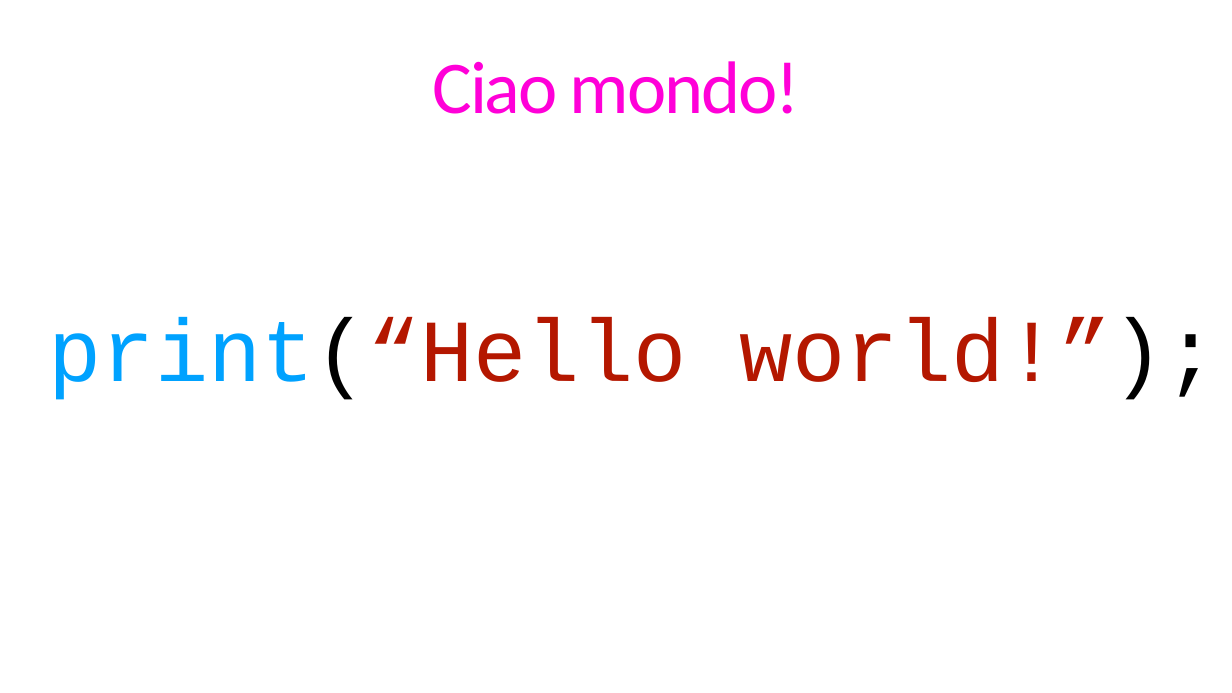
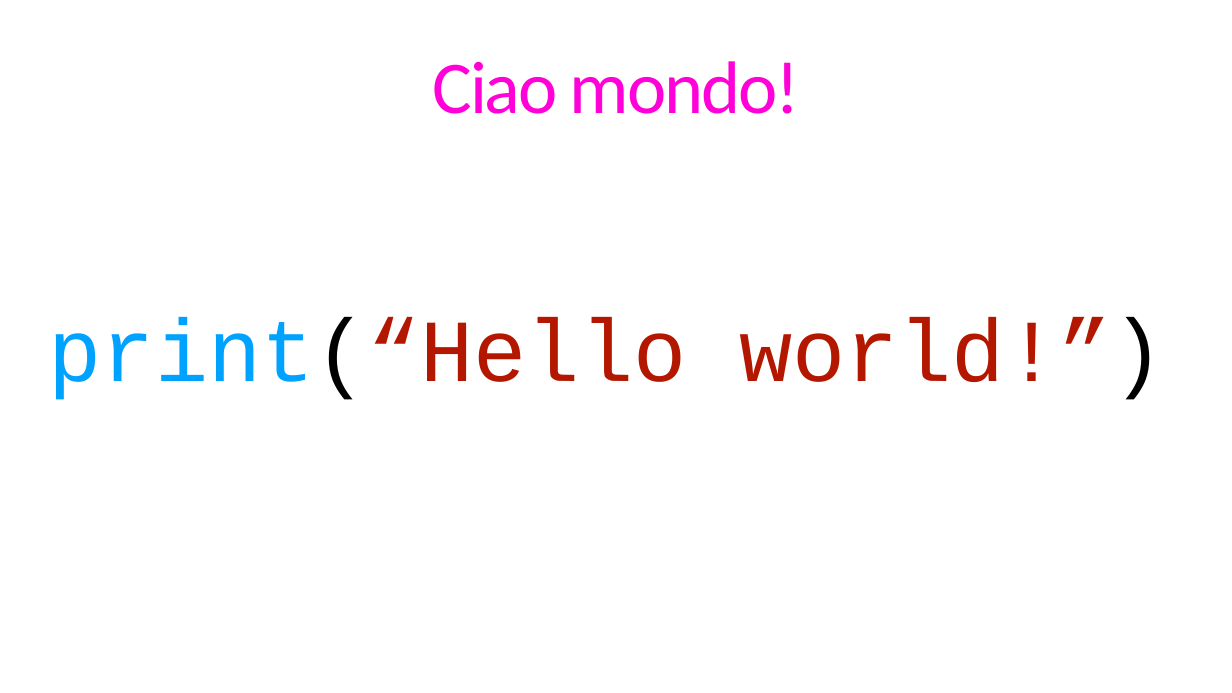
Before and after one commit to maxigiacc/Lezioni_C_Python, a slide deck: slide 6 of pwp/Lezione_4.pptx. Drawn at 1232x693 pixels with LibreOffice and Linux fonts; fonts in the diff are those of the drawing. Boxes give left, top, right and bottom in pixels: in the first picture for what was removed or moved away, otherwise in the second. Text is boxed around its words. In the diff, an @@ line names an element or a change of style, - is before the commit and + after.

```diff
--- a/pwp/Lezione_4.pptx
+++ b/pwp/Lezione_4.pptx
@@ text at [49, 318, 1164, 400]: text changed @@
-    print(“Hello world!”);
+    print(“Hello world!”)
```
Also in this commit, not shown: 11 other files.
